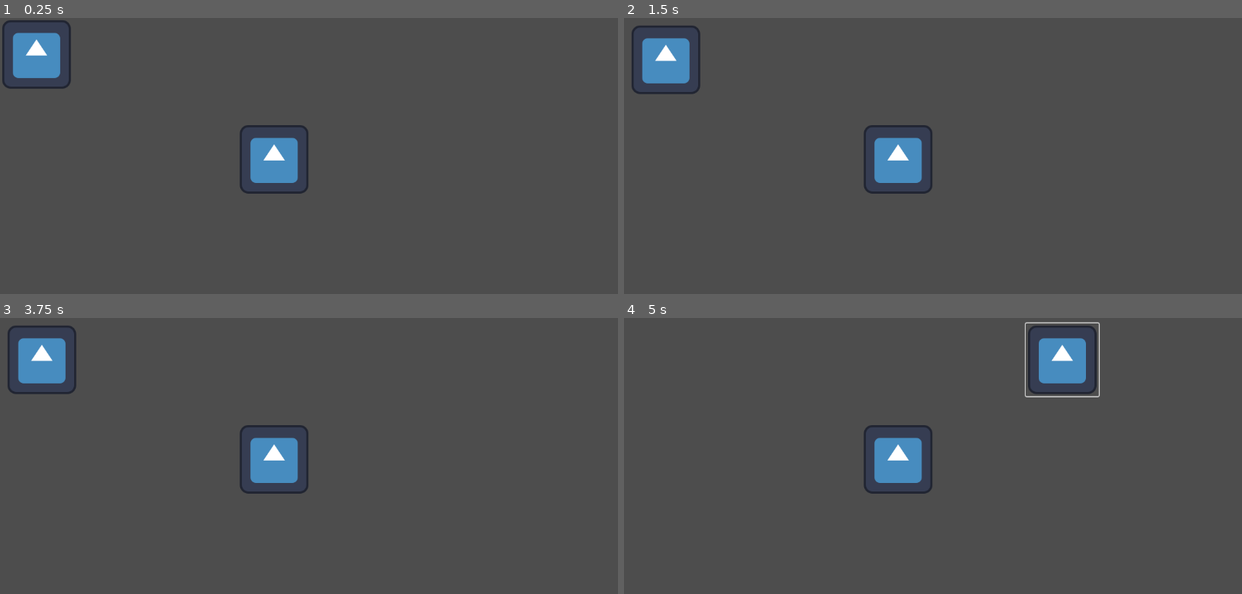
Above: before the commit, frames 1-4 (two rows, left to right).
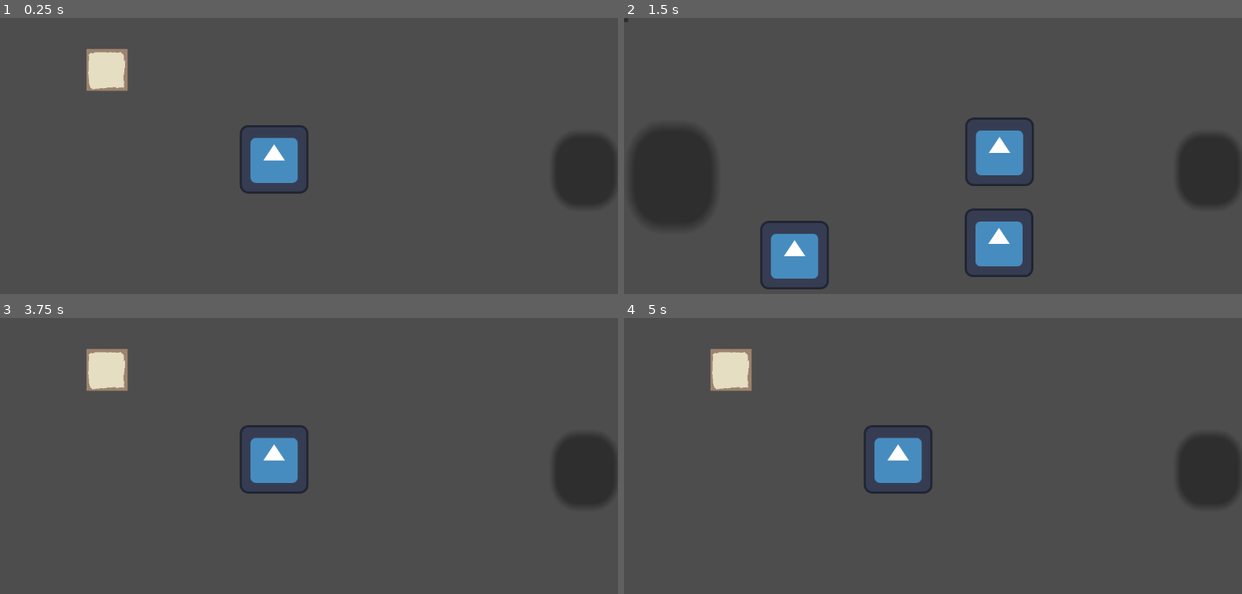
Above: after the commit, the same moments.

Repository: FlorianLesieur/UniJamTeam2Coop
Game: Godot game, scene res://Scenes/Esprit/GameSpirit.tscn
Two runs of this game, one before a commit and one after it. Both use one fixed random seed, a clock stepped at 60 frames per second and the inputs below. This scene is started directly instead of the project's main scene. The engine's default icon, where the game draws it, is replaced by a stand-in: a white triangle on a blue panel in a dark square.
Inputs (mouse positions are in pixels of both pictures, inside the frame that each line leads up to; where the layout moved, square brackets give the same spot in the first picture):
- Up to frame 1 (0.25 s): no input
- Up to frame 2 (1.5 s): click (729, 70) [661, 53] at 0.5 s; click (1211, 169) at 1.27 s
- Up to frame 3 (3.75 s): click (376, 541) [43, 359] at 2 s; click (0, 320) [43, 359] at 2.75 s; click (49, 478) at 3.52 s
- Up to frame 4 (5 s): tap Enter at 4.25 s; move the mouse to (1068, 475) at 4.27 s; hold Right (Right) from 4.28 s (still down)

The runs differ from the first frame. In frame 1, 4.8% of the frame differs, in the area x 0-100%, y 0-68%; in frame 2, 14%, in the area x 0-100%, y 0-99%; in frame 3, 4.8%; in frame 4, 5.0%.

Commit message:
White pillar

Diff:
--- a/Scenes/Esprit/GameSpirit.tscn
+++ b/Scenes/Esprit/GameSpirit.tscn
@@ -2,6 +2,7 @@
 
 [ext_resource type="Script" uid="uid://3cs83e4iui5w" path="res://Scripts/Esprit/GameSpirit.gd" id="1_3utc4"]
 [ext_resource type="PackedScene" uid="uid://c4vpmm2hwe3j2" path="res://Scenes/Esprit/RoomSpirit.tscn" id="2_3ahv2"]
+[ext_resource type="Texture2D" uid="uid://b2onp7e1qovco" path="res://Assets/Esprit/Pillars/White_Pillar_Top.png" id="4_3ahv2"]
 [ext_resource type="Texture2D" uid="uid://hjltqpd7olgc" path="res://Assets/icon.svg" id="4_tldpl"]
 [ext_resource type="Script" uid="uid://dq8d15t07mjj" path="res://Scripts/Esprit/Piece.gd" id="5_3ahv2"]
 
@@ -13,40 +14,58 @@
 grow_horizontal = 2
 grow_vertical = 2
 script = ExtResource("1_3utc4")
-rooms = [NodePath("RoomSpirit"), NodePath("RoomSpirit2"), NodePath("RoomSpirit3")]
+rooms = [NodePath("Room1"), NodePath("Room2"), NodePath("RoomSpirit3")]
 
-[node name="RoomSpirit" parent="." unique_id=522636664 node_paths=PackedStringArray("pieces") instance=ExtResource("2_3ahv2")]
-visible = false
+[node name="Room1" parent="." unique_id=522636664 node_paths=PackedStringArray("pieces") instance=ExtResource("2_3ahv2")]
 layout_mode = 1
 pieces = [NodePath("Piece")]
 
-[node name="Sprite2D4" type="Sprite2D" parent="RoomSpirit" unique_id=90563721]
+[node name="Sprite2D4" type="Sprite2D" parent="Room1" unique_id=90563721]
 position = Vector2(511, 264)
 texture = ExtResource("4_tldpl")
 
-[node name="Piece" type="Button" parent="RoomSpirit" unique_id=727971869]
+[node name="Piece" type="Button" parent="Room1" unique_id=727971869]
 layout_mode = 0
-offset_right = 8.0
-offset_bottom = 8.0
-icon = ExtResource("4_tldpl")
+offset_left = 161.0
+offset_top = 58.0
+offset_right = 238.0
+offset_bottom = 136.0
 flat = true
 script = ExtResource("5_3ahv2")
 metadata/_custom_type_script = "uid://dq8d15t07mjj"
 
-[node name="RoomSpirit2" parent="." unique_id=804344434 node_paths=PackedStringArray("pieces") instance=ExtResource("2_3ahv2")]
+[node name="TextureRect" type="TextureRect" parent="Room1/Piece" unique_id=1275699926]
+layout_mode = 1
+anchors_preset = 8
+anchor_left = 0.5
+anchor_top = 0.5
+anchor_right = 0.5
+anchor_bottom = 0.5
+offset_left = -38.5
+offset_top = -39.0
+offset_right = 728.5
+offset_bottom = 737.0
+grow_horizontal = 2
+grow_vertical = 2
+scale = Vector2(0.1, 0.1)
+texture = ExtResource("4_3ahv2")
+
+[node name="Room2" parent="." unique_id=804344434 node_paths=PackedStringArray("pieces") instance=ExtResource("2_3ahv2")]
+visible = false
 layout_mode = 1
 pieces = [NodePath("Piece"), NodePath("Piece2")]
 keys = Array[Vector2]([Vector2(300, 250), Vector2(700, 250)])
 
-[node name="Sprite2D4" type="Sprite2D" parent="RoomSpirit2" unique_id=724058428]
+[node name="Sprite2D4" type="Sprite2D" parent="Room2" unique_id=724058428]
+visible = false
 position = Vector2(300, 250)
 texture = ExtResource("4_tldpl")
 
-[node name="Sprite2D5" type="Sprite2D" parent="RoomSpirit2" unique_id=368042144]
+[node name="Sprite2D5" type="Sprite2D" parent="Room2" unique_id=368042144]
 position = Vector2(700, 250)
 texture = ExtResource("4_tldpl")
 
-[node name="Piece2" type="Button" parent="RoomSpirit2" unique_id=1560612433]
+[node name="Piece2" type="Button" parent="Room2" unique_id=1560612433]
 layout_mode = 0
 offset_left = 631.0
 offset_top = 352.0
@@ -57,7 +76,7 @@
 script = ExtResource("5_3ahv2")
 metadata/_custom_type_script = "uid://dq8d15t07mjj"
 
-[node name="Piece" type="Button" parent="RoomSpirit2" unique_id=780075951]
+[node name="Piece" type="Button" parent="Room2" unique_id=780075951]
 layout_mode = 0
 offset_left = 250.0
 offset_top = 375.0
@@ -65,6 +84,13 @@
 offset_bottom = 511.0
 icon = ExtResource("4_tldpl")
 flat = true
+script = ExtResource("5_3ahv2")
+metadata/_custom_type_script = "uid://dq8d15t07mjj"
+
+[node name="Piece3" type="Button" parent="Room2" unique_id=1239340210]
+layout_mode = 0
+offset_right = 8.0
+offset_bottom = 8.0
 script = ExtResource("5_3ahv2")
 metadata/_custom_type_script = "uid://dq8d15t07mjj"
 
--- a/Scenes/Esprit/RoomSpirit.tscn
+++ b/Scenes/Esprit/RoomSpirit.tscn
@@ -23,7 +23,6 @@
 scale = Vector2(20, 24)
 
 [node name="Button" type="Button" parent="." unique_id=371366058]
-visible = false
 layout_mode = 0
 offset_left = 1031.0
 offset_top = 216.00002
--- a/Scripts/Esprit/Piece.gd
+++ b/Scripts/Esprit/Piece.gd
@@ -7,8 +7,8 @@
 var goutière = 10
 var pos_min_x = 0
 var pos_min_y = 0
-var pos_max_x=1152-size.x
-var pos_max_y=648-size.y
+var pos_max_x=1152-size.x*scale.x
+var pos_max_y=648-size.y*scale.y
 var position_visee #position visée par la souris
 var pos_key : Vector2
 var seuil = 2500 #La distance est renvoyé AU CARRE
@@ -32,6 +32,7 @@
 		if (position_visee.y>pos_max_y-goutière):
 			position_visee.y=pos_max_y-goutière
 		position = lerp(position, position_visee, delta * speed)
+		print("position : ",position)
 		#position.x=move_toward(position.x,position.x-pos_x_pressed+position_souris.x,delta*speed)
 		#position.y=move_toward(position.y,position.y-pos_y_pressed+position_souris.y,delta*speed)
 
--- /dev/null
+++ b/Scripts/GameSpirit.gd
@@ -0,0 +1,47 @@
+extends Control
+
+@export var rooms : Array[RoomSpirit] = []
+
+var indice=0
+
+# Called when the node enters the scene tree for the first time.
+func _ready() -> void:
+	for i in range(len(rooms)):
+		rooms[i].visible=false
+	rooms[0].visible=true
+	rooms[0].hide_prev_button()
+
+# Called every frame. 'delta' is the elapsed time since the previous frame.
+func _process(delta: float) -> void:
+	if (rooms[indice].all_placed()&&indice<len(rooms)-1):
+		rooms[indice].show_next_button()
+
+func move_to_prev():
+	rooms[indice].visible=false
+	indice-=1
+	rooms[indice].visible=true
+	if (indice==0):
+		rooms[indice].hide_prev_button()
+
+func move_to_next():
+	rooms[indice].visible=false
+	indice+=1
+	rooms[indice].visible=true
+
+func _on_room_spirit_prev() -> void:
+	move_to_prev()
+
+func _on_room_spirit_next() -> void:
+	move_to_next()
+
+func _on_room_spirit_2_next() -> void:
+	move_to_next()
+
+func _on_room_spirit_2_prev() -> void:
+	move_to_prev()
+
+func _on_room_spirit_3_next() -> void:
+	move_to_next()
+
+func _on_room_spirit_3_prev() -> void:
+	move_to_prev()
Not shown, added: Assets/Esprit/Pillars/Rhombus_Pillar.png.import
Not shown, added: Assets/Esprit/Pillars/Semi_Circle_Pillar.png.import
Not shown, added: Assets/Esprit/Pillars/Square_Pillar.png.import
Not shown, added: Assets/Esprit/Pillars/Triangle_Pillar.png.import
Not shown, added: Assets/Esprit/Pillars/White_Pillar_Top.png.import
Not shown, added: Scripts/GameSpirit.gd.uid
